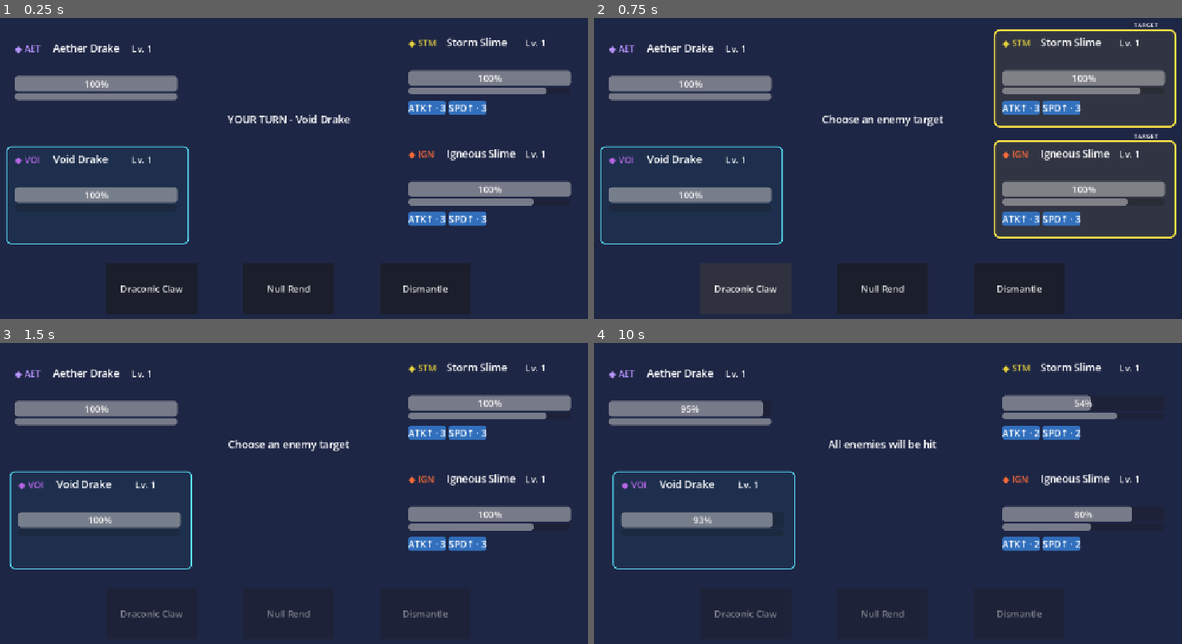
Above: before the commit, frames 1-4 (two rows, left to right).
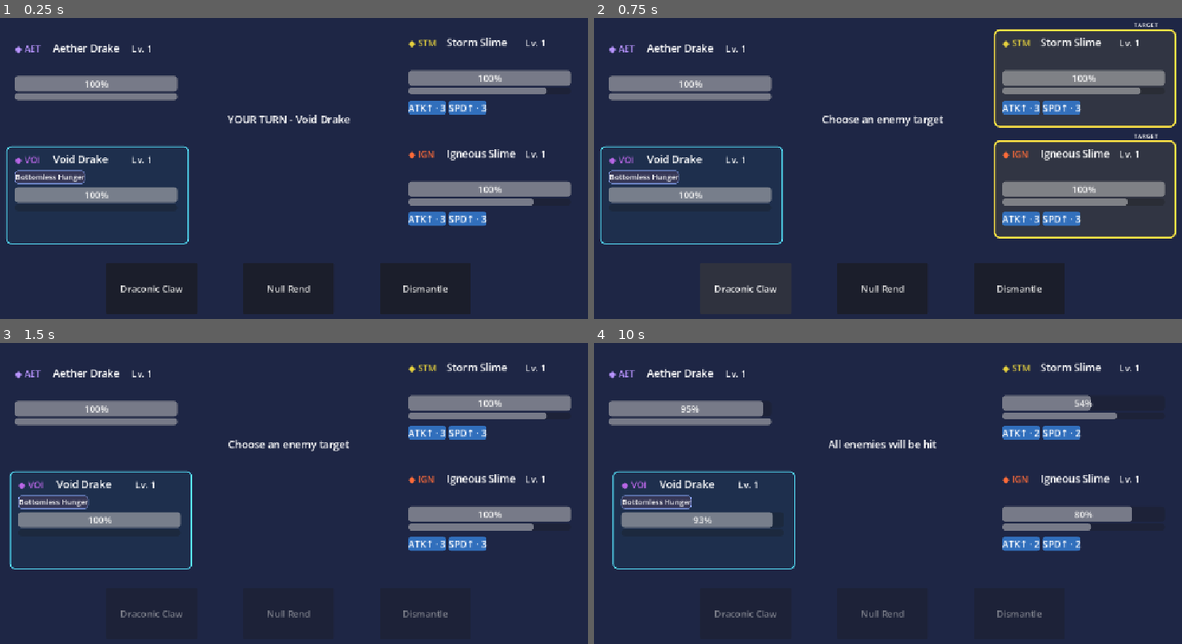
Above: after the commit, the same moments.

Repository: Akharyuu/monster-rpg
Game: Godot game, scene res://scenes/battle/battle_screen.tscn
The game is run twice, just before and just after one commit, with the same random seed, the same clock (stepped at 60 frames per second) and the same inputs.
Inputs (mouse positions are in pixels of both pictures, inside the frame that each line leads up to):
- Up to frame 1 (0.25 s): no input
- Up to frame 2 (0.75 s): click "Draconic Claw" at 0.5 s
- Up to frame 3 (1.5 s): click (493, 403) at 1.27 s
- Up to frame 4 (10 s): click "Null Rend" at 2 s; click "Sovereign Breath" at 2.75 s; click "Heaven's Decree" at 3.5 s; click "Draconic Claw" at 4.25 s; click "Heaven's Decree" at 5 s; tap Enter at 6.5, 8.75 s; tap Space at 7.25 s; click "Dismantle" at 9.5 s

The runs differ from the first frame. In frame 1, 0.4% of the frame differs, in the area x 2-15%, y 50-56%; in frame 2, 0.4%; in frame 3, 0.4%, in the area x 3-16%, y 50-56%; in frame 4, 0.4%.

Commit message:
Show Bottomless Hunger as persistent battle state

Diff:
--- a/godot/scripts/factories/prototype_factory.gd
+++ b/godot/scripts/factories/prototype_factory.gd
@@ -283,7 +283,7 @@
         )
     ]
 
-    return MonsterScript.new(
+    var monster = MonsterScript.new(
         "drake_void",
         "Void Drake",
         "Drake",
@@ -296,6 +296,10 @@
         skills,
         LEVEL_ONE_MULTIPLIER
     )
+
+    monster.special_states["bottomless_hunger"] = true
+
+    return monster
 
 
 static func _create_storm_drake():
